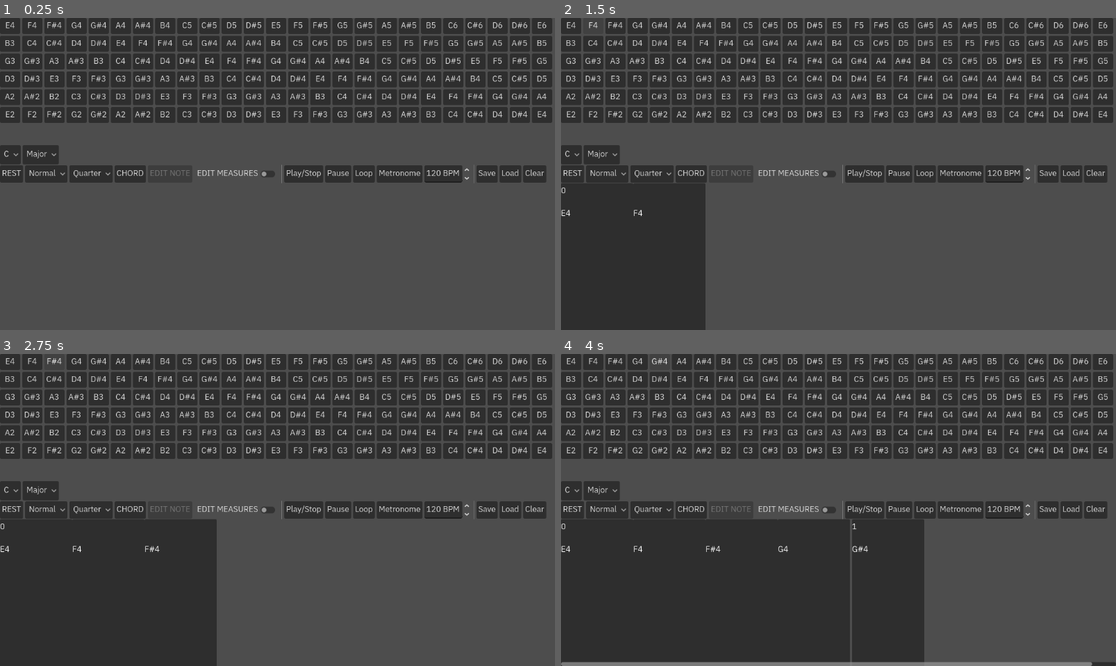
Above: before the commit, frames 1-4 (two rows, left to right).
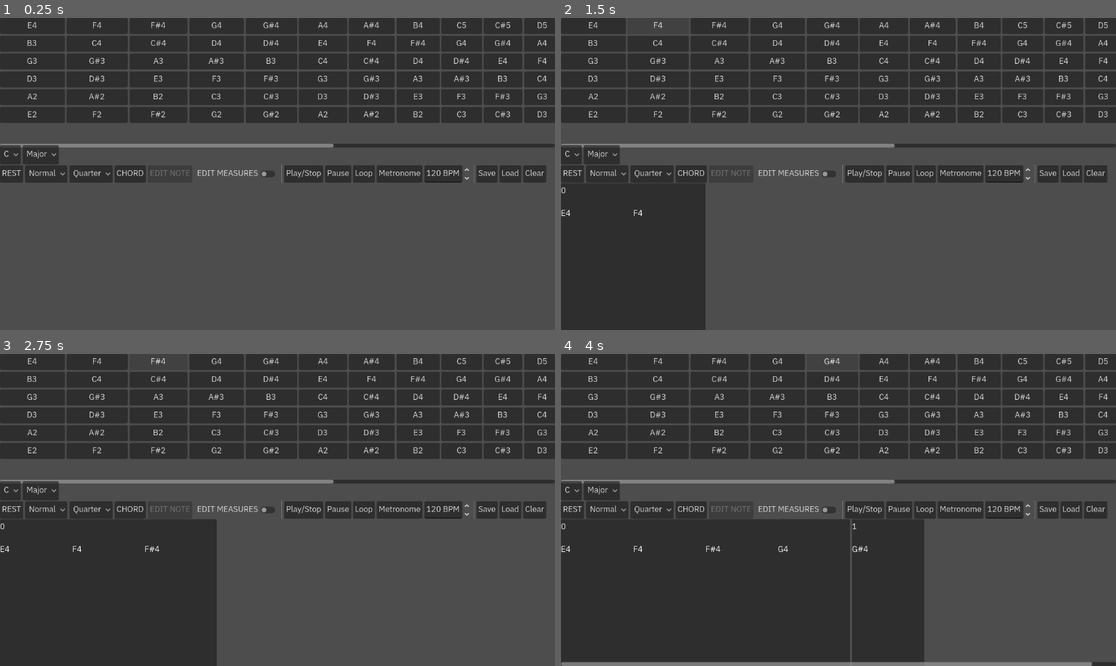
Above: after the commit, the same moments.

Repository: TetroTheo/GuitarMaster
Game: Godot game, scene res://test.tscn
Two runs of this game, one before a commit and one after it. Both use one fixed random seed, a clock stepped at 60 frames per second and the inputs below. Sound files missing from this copy of the repository are replaced by a short silence.
Inputs:
- Up to frame 1 (0.25 s): no input
- Up to frame 2 (1.5 s): click "E4" at 0.5 s; click "F4" at 1.25 s
- Up to frame 3 (2.75 s): click "F#4" at 2 s
- Up to frame 4 (4 s): click "G4" at 2.75 s; click "G#4" at 3.5 s

The runs differ from the first frame. In frame 1, 7.7% of the frame differs, in the area x 0-100%, y 0-42%; in frame 2, 7.7%; in frame 3, 7.7%; in frame 4, 7.7%.

Commit message:
organized all configurable fret length settings, and put the variable names in capital letters. added a new setting called 'SCALE_FRETS' that decreases the length of the frets as you move down the fretboard, just as one would see on a real guitar! note: this is the first commit I've ever done away from home, from my laptop. hopefully, I should still be able to pull this commit when I reach my PC!

Diff:
--- a/test-fretboard.gd
+++ b/test-fretboard.gd
@@ -1,11 +1,14 @@
 @tool
 extends ScrollContainer
 
-
+## tuning settings
 var tuning : Array[String] = ['E2', 'A2', 'D3', 'G3', 'B3', 'E4']
 var bass_tuning : Array[String] = ['E1', 'A1', 'D2', 'G2']
-var left_handed := false
-var bass_mode := false
+## configurable options
+var LEFT_HANDED := false
+var BASS_MODE := false
+var FRET_NUMBER := 24
+var SCALE_FRETS := true
 
 ## instantiates keys in the fretboard
 func _ready() -> void:
@@ -15,7 +18,7 @@
 ## this will be useful for when switching between left-handed or bass mode
 func create_keys():
 	## switches the tuning to bass (and there are four strings)
-	if bass_mode:
+	if BASS_MODE:
 		tuning = bass_tuning
 	# for debugging
 	for string_note in tuning:
@@ -28,16 +31,31 @@
 		## adds keys on frets along the current string,
 		## starting on fret 0
 		var keys : Array[Key] = []
-		for j in range(25):
+		## determine the length of each fret (may change)
+		var fret_length : float
+		var remaining_length : float = 2400
+		if SCALE_FRETS:
+			fret_length = remaining_length / 17.817
+		else: ## constant length
+			fret_length = 42
+		## add one to include fret zero
+		for j in range(FRET_NUMBER + 1):
 			var key = Key.new()
+			key.set_length(fret_length)
 			key.set_note(Note.new(j, pitch, i))
 			## if we are running this scene on its own, then this shouldn't run!
 			if get_parent().name == "Communicator":
 				key.key_pressed.connect(get_parent().key_pressed)
 			keys.append(key)
 			pitch += 1
+			## apparently, we follow the rule of 18
+			## TODO: find out where this number came from!
+			if SCALE_FRETS:
+				remaining_length -= fret_length
+				fret_length = remaining_length / 17.817
+				print(fret_length)
 		## now that the keys are in an array, we flip them like this:
-		if left_handed:
+		if LEFT_HANDED:
 			keys.reverse()
 		## now we add them to the string all at once
 		for key in keys:
--- a/test-key.gd
+++ b/test-key.gd
@@ -12,9 +12,15 @@
 	text = note.note_name()
 
 
+## this class does not have a scene, so we have to handle
+## all connections and child nodes through code!
 func _ready() -> void:
-	self.custom_minimum_size.x = 42
 	pressed.connect(on_key_press)
+
+
+## useful because different frets may have different sizes
+func set_length(length) -> void:
+	custom_minimum_size.x = length
 
 
 func on_key_press():
